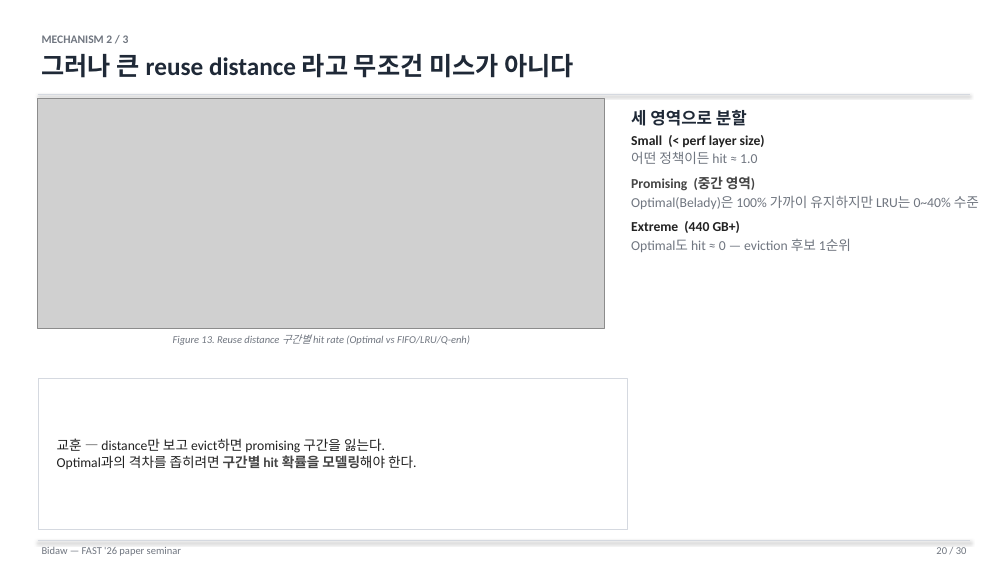
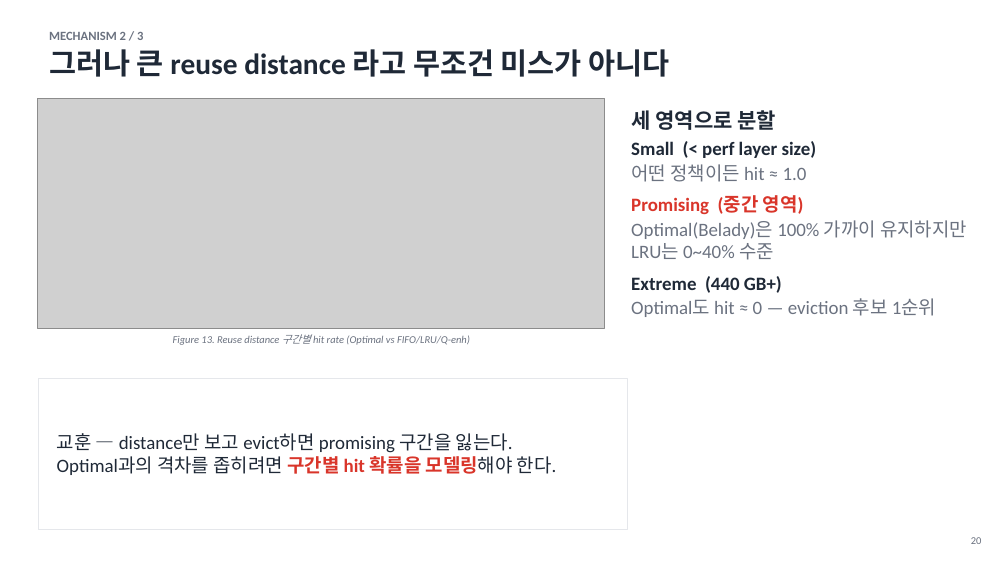
Before and after one commit to Daejun/bidaw, a slide deck: slide 20 of Bidaw_seminar.pptx. Drawn at 1008x567 pixels with LibreOffice and Linux fonts; fonts in the diff are those of the drawing; grey boxes stand for pictures. Boxes give left, top, right and bottom in pixels: in the first picture for what was removed or moved away, otherwise in the second. Text is boxed around its words. In the diff, an @@ line names an element or a change of style, - is before the commit and + after.

Commit message:
Redesign deck in vLLM Kwon (SOSP'23) academic style
Reference: Woosuk Kwon's PagedAttention talk slides + UC Davis vLLM
lecture. Key shifts:

- Body 13pt → 18pt, title 24pt → 28pt, kicker upper-cased small grey
- Title slide: yellow + blue vertical accent bars on the left, 38pt
  bold title, single-line author row
- Header band: no rule, no colour bar — kicker + big title with
  generous whitespace
- Footer reduced to a small page number on the bottom-right
- Single emphasis colour (red #D9352A) on key terms / numbers
- Pastel callout palette (yellow / blue / green / peach) defined for
  future figure annotations
- Trimmed slide-3 bullets ~50% to match lower text density

30-slide structure and embedded figures unchanged.

```diff
--- a/Bidaw_seminar.pptx
+++ b/Bidaw_seminar.pptx
@@ text "MECHANISM 2 / 3": place and size @@
-text "MECHANISM 2 / 3" at (42, 35, 575, 78)
+text "MECHANISM 2 / 3" at (49, 32, 670, 77)
@@ text "MECHANISM 2 / 3" at (49, 32, 670, 77): size 11 to 12 pt, text colour #707680 to #6B7280 in "MECHANISM 2 / 3"; size 24 to 28 pt in "그러나 큰 reuse distance 라고 무조건 미스가 ..."; less space between paragraphs @@
@@ line removed from (38, 95) to (970, 95) @@
@@ text "세 영역으로 분할" at (631, 110, 967, 317): size 16 to 20 pt in "세 영역으로 분할"; size 13 to 18 pt; text colour #222222 to #1F2937 in "Small (< perf layer size)", "Extreme (440 GB+)"; text colour #707680 to #6B7280 in "어떤 정책이든 hit ≈ 1.0", "Optimal(Belady)은 100% 가까이 유지하지만 LRU는 0~40% 수준", "Optimal도 hit ≈ 0 — eviction 후보 ..."; text colour #444444 to #D9352A in "Promising (중간 영역)" @@
@@ rectangle at (38, 378, 628, 529): outline #D5D9E0 0.5 pt to #E5E7EB 0.5 pt @@
@@ text "교훈 — distance만 보고 evict하면 ..." at (57, 433, 557, 475): size 13 to 18 pt; text colour #222222 to #1F2937 in "교훈 — distance만 보고 evict하면 promising 구간을 ..."; text colour #444444 to #D9352A in "구간별 hit 확률을 모델링해야" @@
@@ text at (971, 537, 982, 544): text changed; text colour #707680 to #6B7280 @@
-20 / 30
+20
@@ line removed from (38, 541) to (970, 541) @@
@@ text removed at (42, 547, 181, 556) @@
-Bidaw — FAST '26 paper seminar
```
Also in this commit, not shown: 29 other slides changed, 2 other files.
